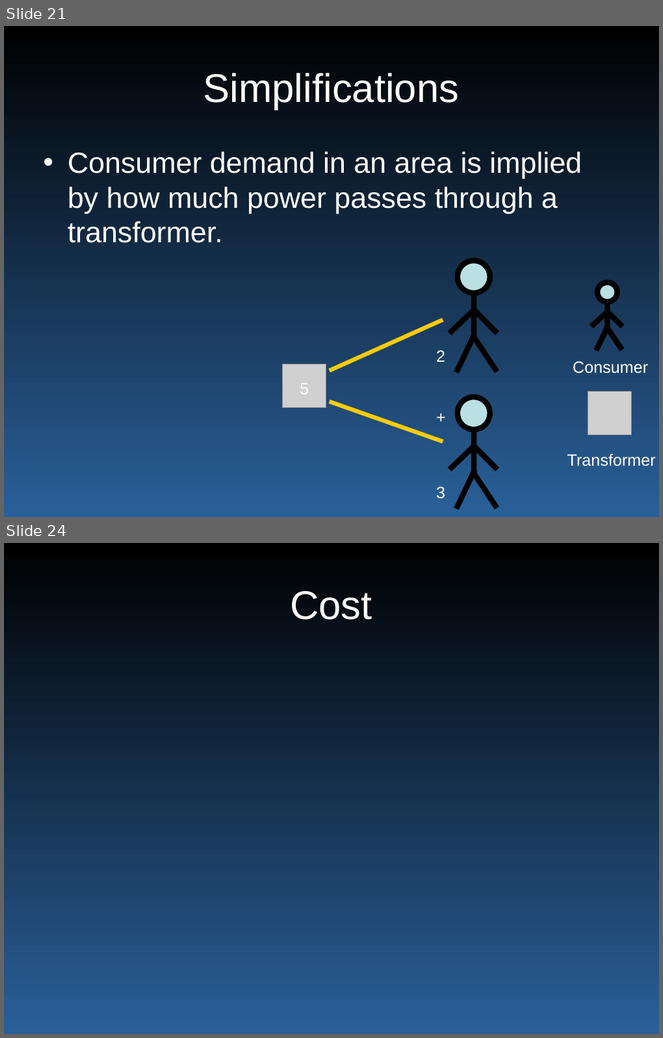
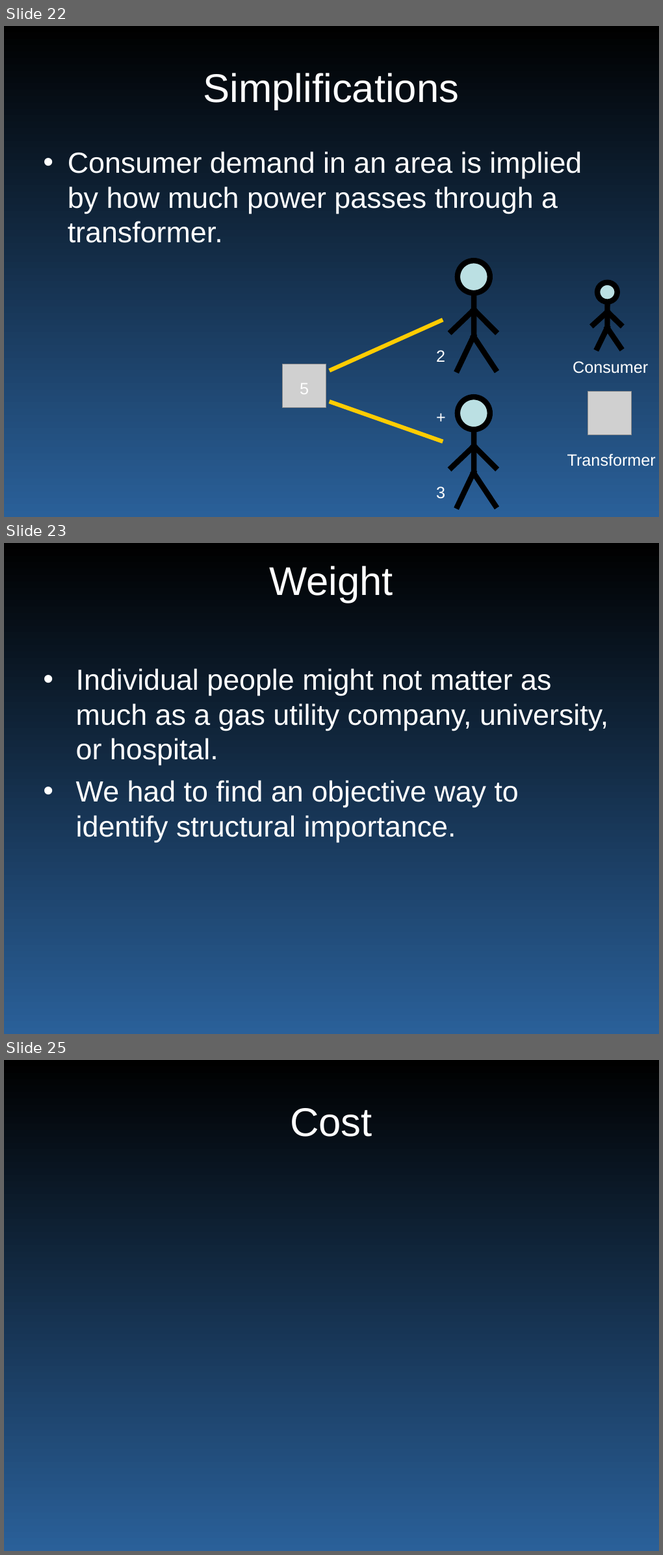
Before and after one commit to wyatt8740/CS460_Capstone, a slide deck: smartgrid_465.pptx. Shown one above the other, each under a label of ours: slides 21 and 24 before the commit, slides 22, 23 and 25 after it; the slides between them are not shown. The pictures are 663x1038 and 663x1555 pixels, drawn with LibreOffice and Linux fonts; fonts in the diff are those of the drawing; grey boxes stand for pictures. Boxes give left, top, right and bottom in pixels: in the first picture for what was removed or moved away, otherwise in the second. Text is boxed around its words. In the diff, an @@ line names an element or a change of style, - is before the commit and + after.

```diff
--- a/smartgrid_465.pptx
+++ b/smartgrid_465.pptx
@@ slide 23 added at box(4, 543, 659, 1034), background gradient #000000 to #2A6099 @@
@@ title added at box(269, 566, 393, 603), 44 pt, text #FFFFFF @@
+Weight
@@ text added at box(76, 668, 608, 843), 32 pt, text #FFFFFF @@
+• Individual people might not matter as much as a gas utility company, university, or hospital.
+• We had to find an objective way to identify structural importance.
@@ what was slide 21 is now slide 22 @@
@@ what was slide 24 is now slide 25 @@
```
Also in this commit, not shown: 2 slides changed, 2 other slides added, 2 slides removed.
